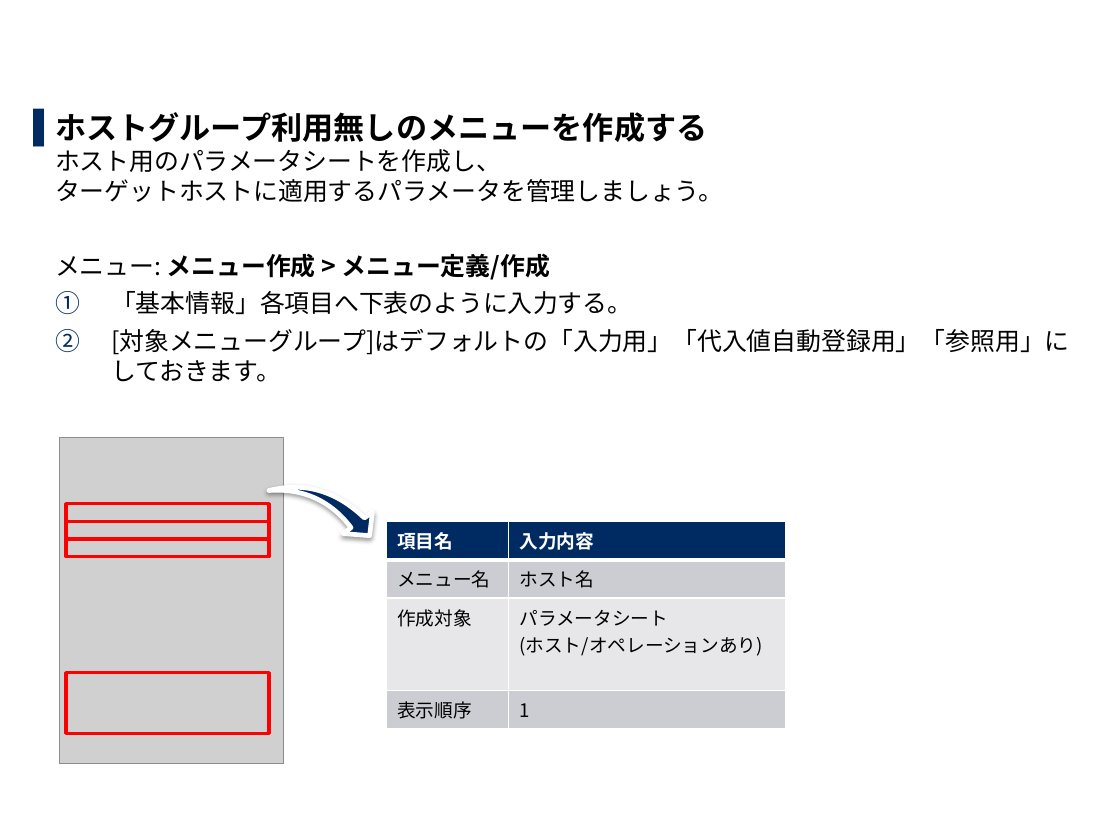
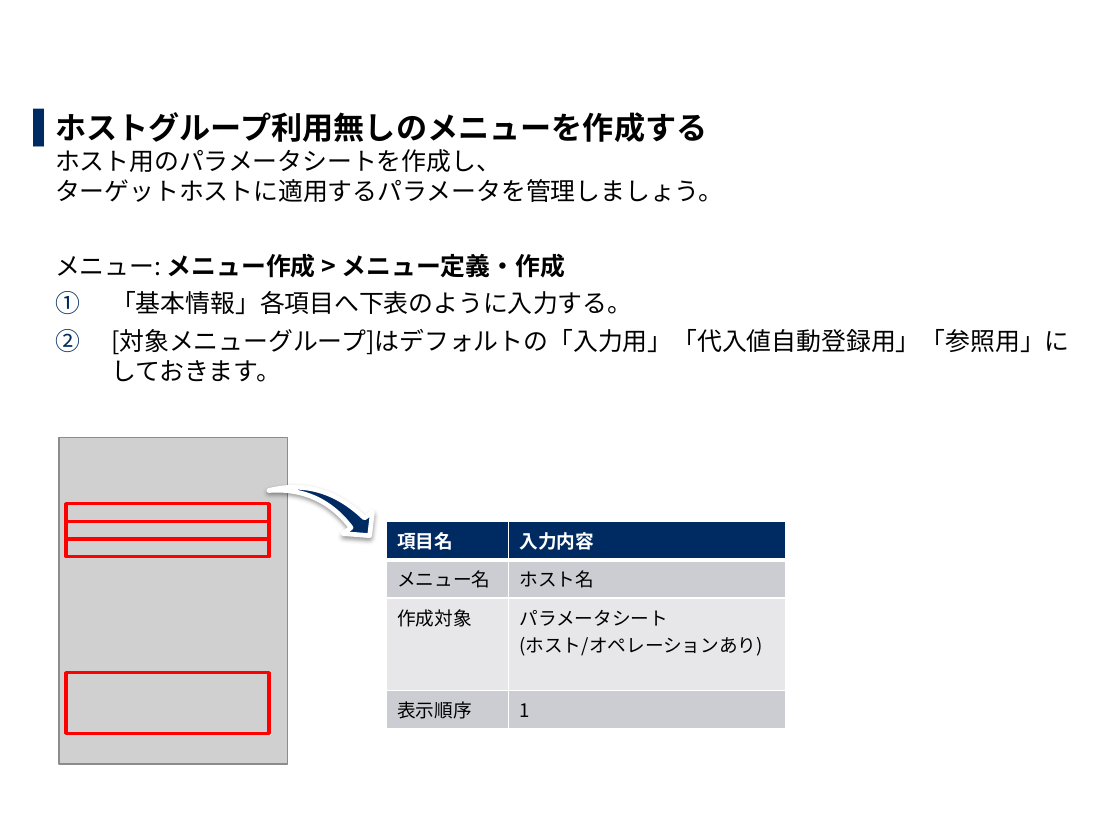
Before and after one commit to exastro-suite/it-automation-docs, a slide deck: slide 24 of asset/Learn_ja/ITA-hg-ps_practice_ja.pptx. Drawn at 1120x840 pixels with LibreOffice and Linux fonts; fonts in the diff are those of the drawing; grey boxes stand for pictures; background and template pictures are left out. Boxes give left, top, right and bottom in pixels: in the first picture for what was removed or moved away, otherwise in the second. Text is boxed around its words. In the diff, an @@ line names an element or a change of style, - is before the commit and + after.

```diff
--- a/asset/Learn_ja/ITA-hg-ps_practice_ja.pptx
+++ b/asset/Learn_ja/ITA-hg-ps_practice_ja.pptx
@@ text at bbox=[55, 253, 565, 278]: text changed @@
-  メニュー: メニュー作成 > メニュー定義/作成
+  メニュー: メニュー作成 > メニュー定義・作成
@@ picture: place and size @@
-picture at bbox=[59, 438, 283, 764]
+picture at bbox=[59, 438, 288, 764]
```
Also in this commit, not shown: 13 other slides changed, 1 other file.
